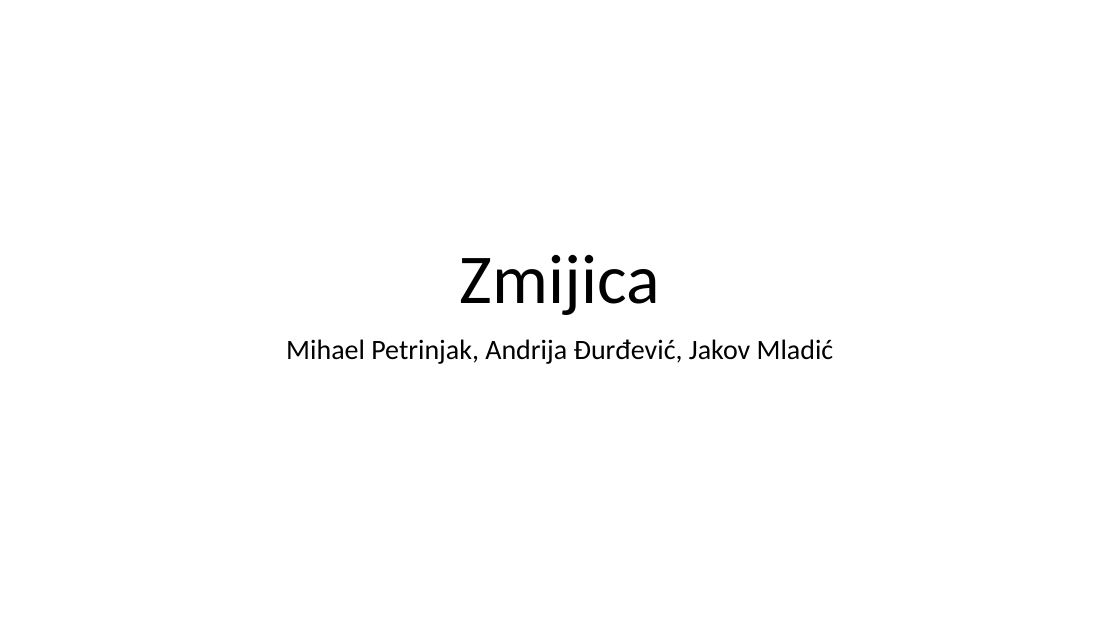
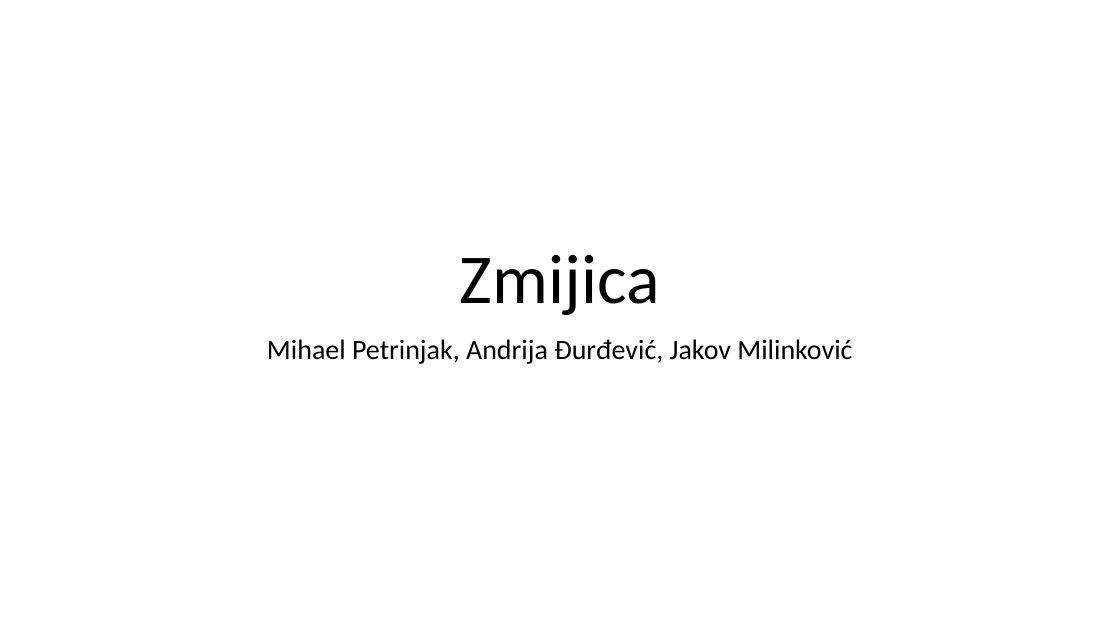
Before and after one commit to mihapetr/Zmija, a slide deck: slide 1 of docs/Zmijica.pptx. Drawn at 1120x630 pixels with LibreOffice and Linux fonts; fonts in the diff are those of the drawing. Boxes give left, top, right and bottom in pixels: in the first picture for what was removed or moved away, otherwise in the second. Text is boxed around its words. In the diff, an @@ line names an element or a change of style, - is before the commit and + after.

```diff
--- a/docs/Zmijica.pptx
+++ b/docs/Zmijica.pptx
@@ subtitle at box(267, 339, 852, 364): text changed @@
-Mihael Petrinjak, Andrija Đurđević, Jakov Mladić
+Mihael Petrinjak, Andrija Đurđević, Jakov Milinković
```
Also in this commit, not shown: 2 other files.
